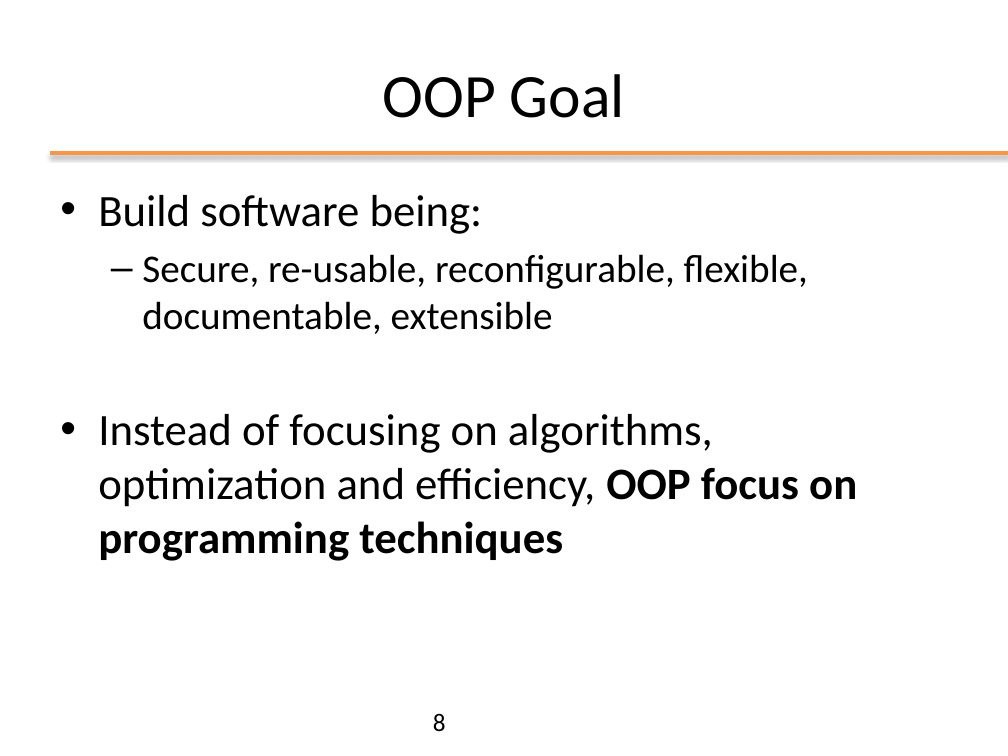
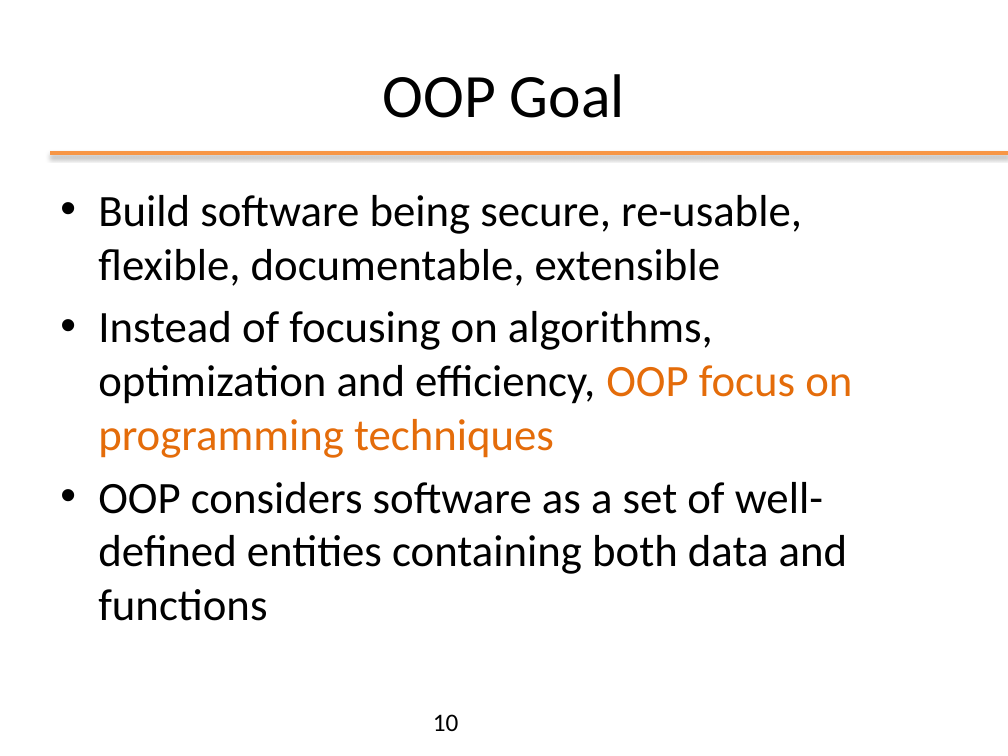
Before and after one commit to matt498/ooprogramming, a slide deck: slide 10 of slides/ppt/01_FromCtoJava.pptx (slide 8 before the commit). Drawn at 1008x756 pixels with LibreOffice and Linux fonts; fonts in the diff are those of the drawing; background and template pictures are left out. Boxes give left, top, right and bottom in pixels: in the first picture for what was removed or moved away, otherwise in the second. Text is boxed around its words. In the diff, an @@ line names an element or a change of style, - is before the commit and + after.

```diff
--- a/slides/ppt/01_FromCtoJava.pptx
+++ b/slides/ppt/01_FromCtoJava.pptx
@@ text at (98,195,802,286): text changed; size 28 to 32 pt @@
-• Build software being:
-  – Secure, re-usable, reconfigurable, flexible, documentable, extensible
+• Build software being secure, re-usable, flexible, documentable, extensible
@@ text at (98,311,852,458): text colour #000000 to #E46C0A, bold off in "OOP focus on programming techniques" @@
@@ text at (98,482,848,621): paragraph added @@
+• OOP considers software as a set of well-defined entities containing both data and functions
@@ page number at (433,714,459,731): text changed @@
-8
+10
```
Also in this commit, not shown: 20 other slides changed, 6 slides added, 14 slides removed, 6 other files.
